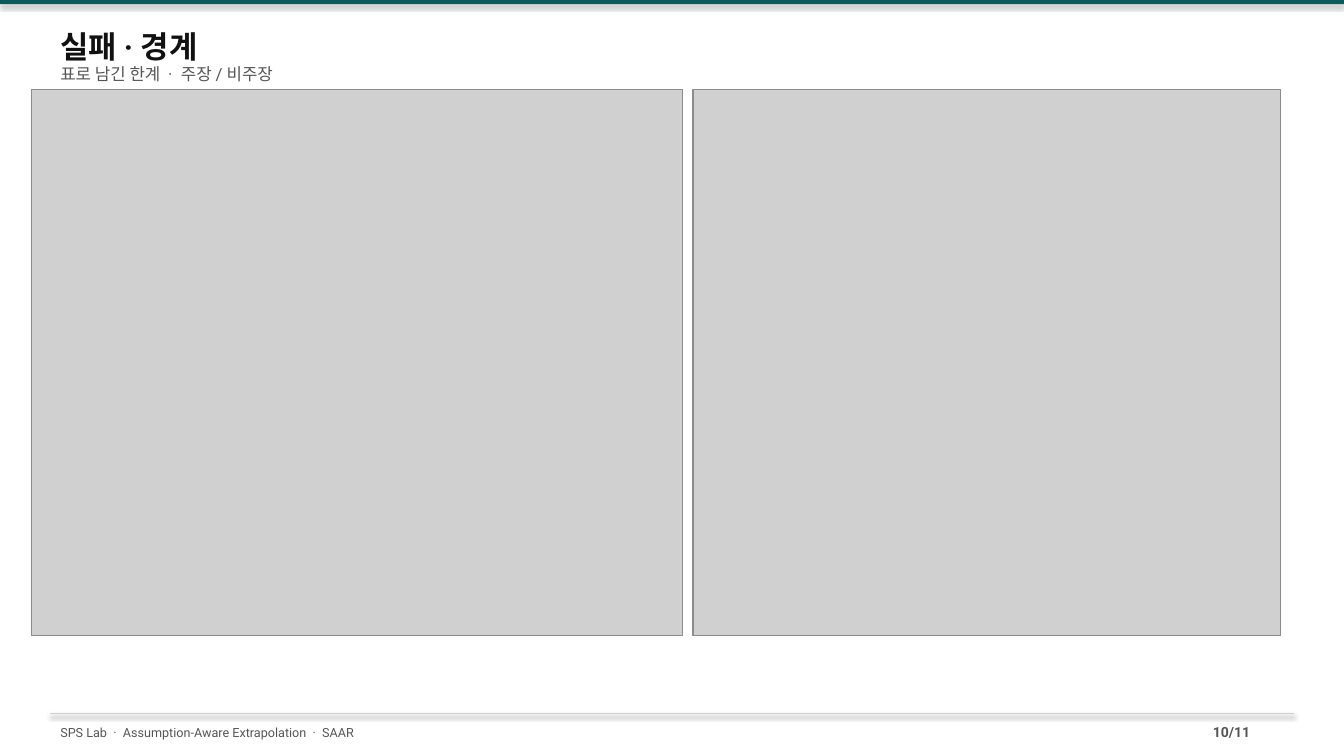
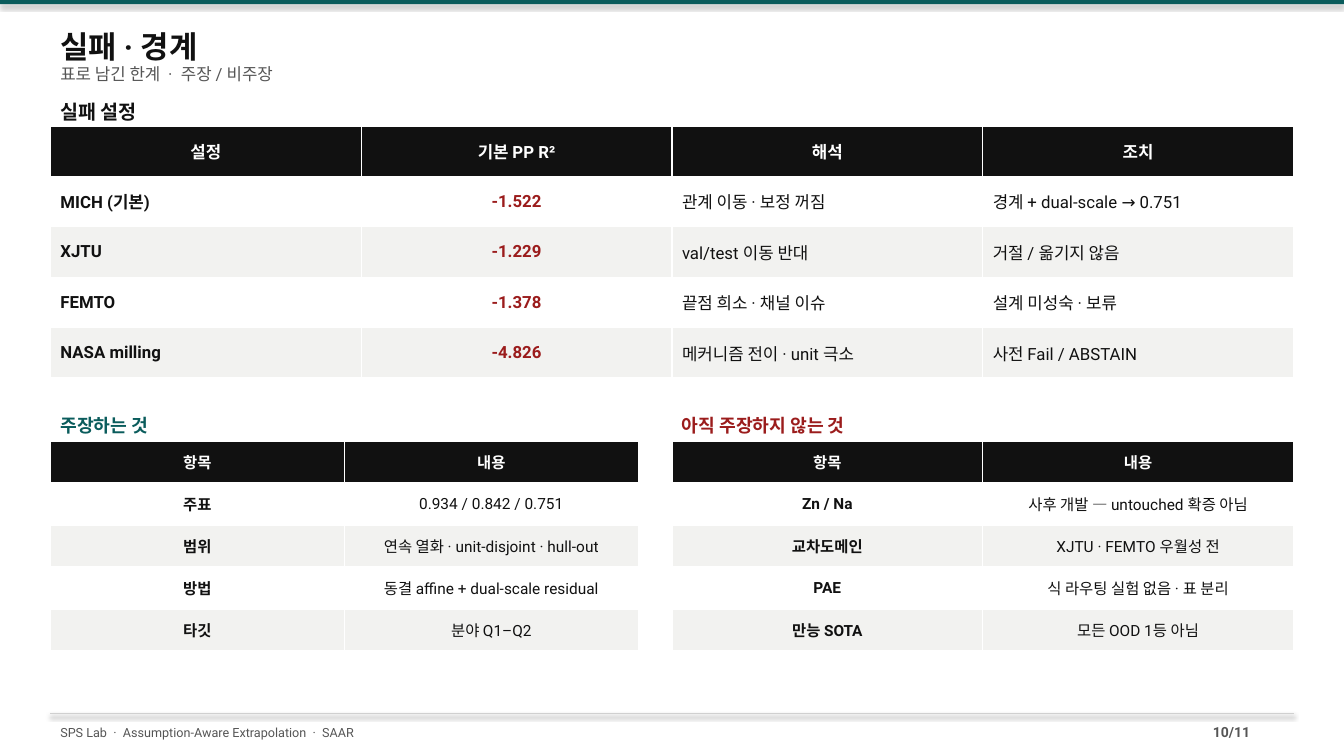
Before and after one commit to amumujs-create/pp_pae_total, a slide deck: slide 10 of output/PP_Research_Detailed_v2.pptx. Drawn at 1344x756 pixels with LibreOffice and Linux fonts; fonts in the diff are those of the drawing; grey boxes stand for pictures. Boxes give left, top, right and bottom in pixels: in the first picture for what was removed or moved away, otherwise in the second. Text is boxed around its words. In the diff, an @@ line names an element or a change of style, - is before the commit and + after.

```diff
--- a/output/PP_Research_Detailed_v2.pptx
+++ b/output/PP_Research_Detailed_v2.pptx
@@ picture removed at [31,90,683,636] @@
@@ text added at [60,102,137,121], 14 pt, text #111111, bold @@
+실패 설정
@@ picture removed at [694,90,1281,636] @@
@@ table added at [50,126,1293,378], 5 rows, 4 columns @@
+설정 | 기본 PP R² | 해석 | 조치
+MICH (기본) | -1.522 | 관계 이동 · 보정 꺼짐 | 경계 + dual-scale → 0.751
+XJTU | -1.229 | val/test 이동 반대 | 거절 / 옮기지 않음
+FEMTO | -1.378 | 끝점 희소 · 채널 이슈 | 설계 미성숙 · 보류
+NASA milling | -4.826 | 메커니즘 전이 · unit 극소 | 사전 Fail / ABSTAIN
@@ text added at [60,416,148,434], 13 pt, text #0A5C5C, bold @@
+주장하는 것
@@ text added at [682,416,845,434], 13 pt, text #9B1C1C, bold @@
+아직 주장하지 않는 것
@@ table added at [50,442,639,651], 5 rows, 2 columns @@
+항목 | 내용
+주표 | 0.934 / 0.842 / 0.751
+범위 | 연속 열화 · unit-disjoint · hull-out
+방법 | 동결 affine + dual-scale residual
+타깃 | 분야 Q1–Q2
@@ table added at [673,442,1294,651], 5 rows, 2 columns @@
+항목 | 내용
+Zn / Na | 사후 개발 — untouched 확증 아님
+교차도메인 | XJTU · FEMTO 우월성 전
+PAE | 식 라우팅 실험 없음 · 표 분리
+만능 SOTA | 모든 OOD 1등 아님
```
Also in this commit, not shown: 3 other slides changed, 3 other files.
